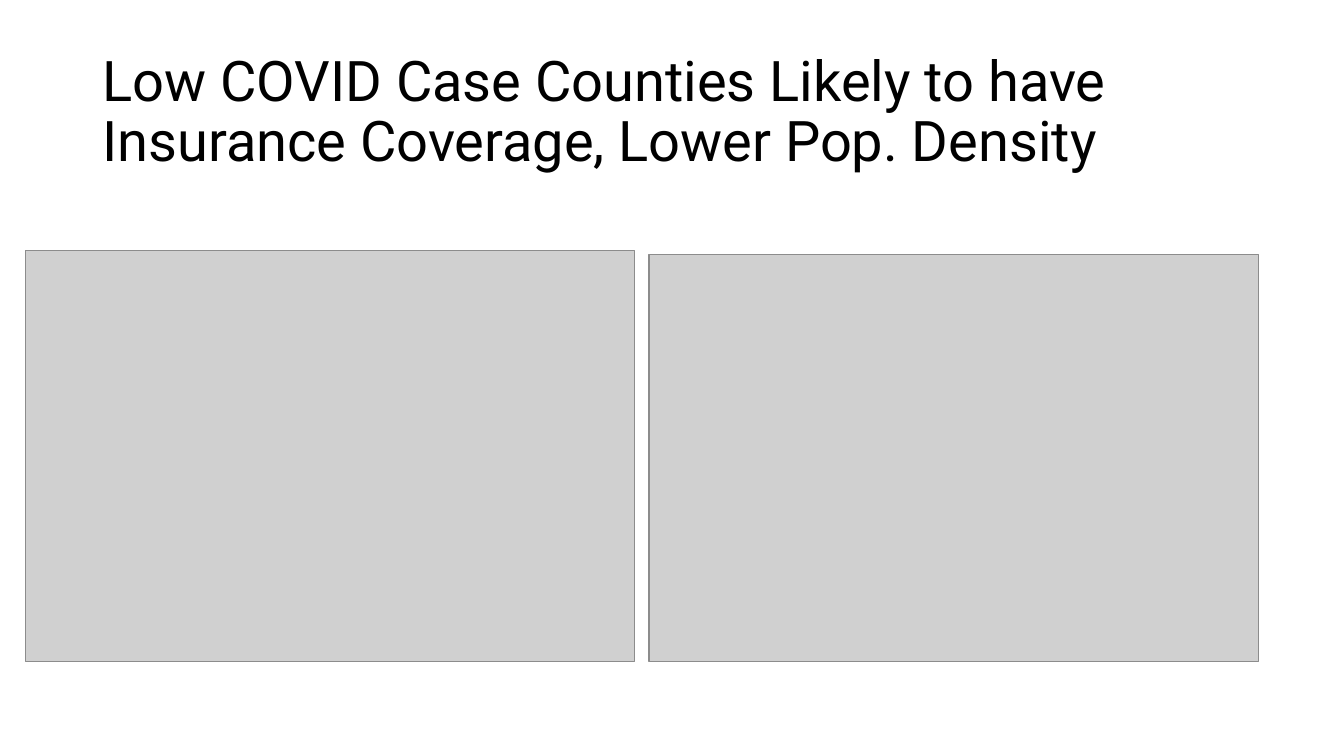
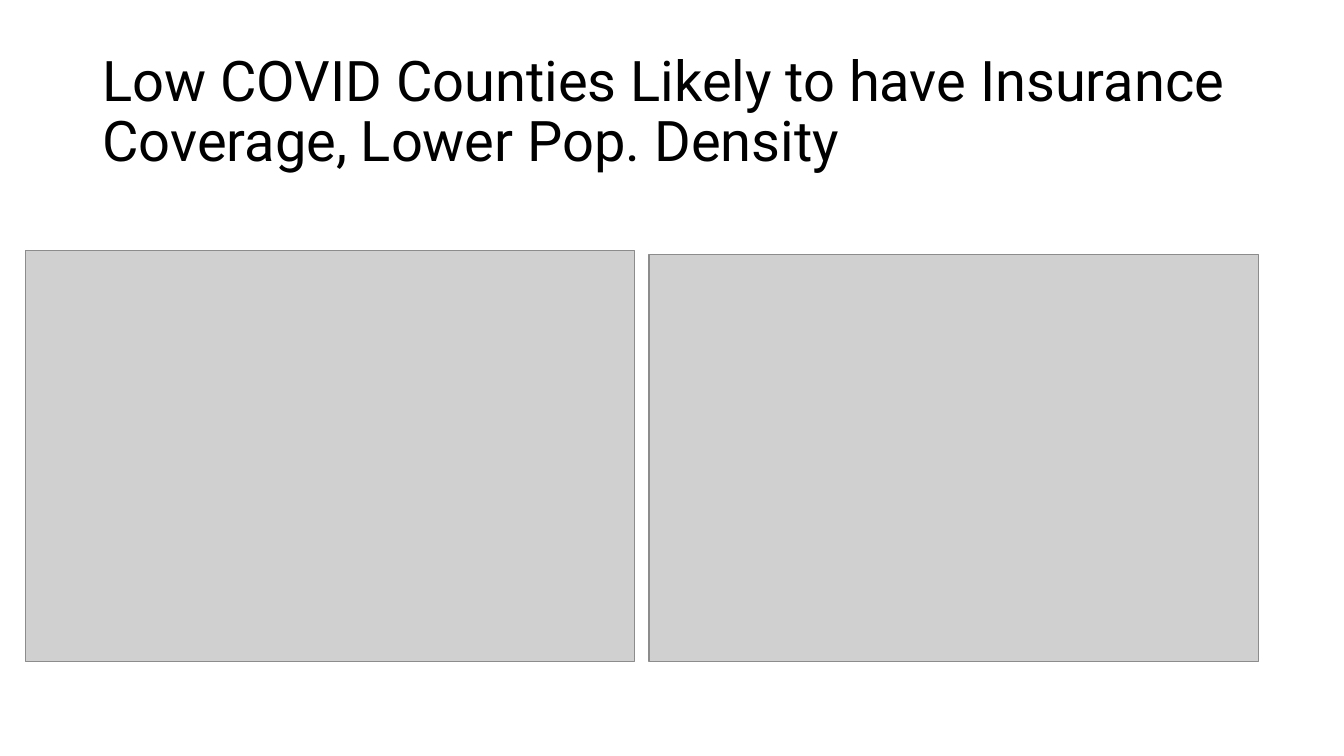
Before and after one commit to cxclark/covid19-analysis, a slide deck: slide 8 of 2020_10_30_covid_usa_analysis.pptx (slide 9 before the commit). Drawn at 1344x756 pixels with LibreOffice and Linux fonts; fonts in the diff are those of the drawing; grey boxes stand for pictures. Boxes give left, top, right and bottom in pixels: in the first picture for what was removed or moved away, otherwise in the second. Text is boxed around its words. In the diff, an @@ line names an element or a change of style, - is before the commit and + after.

Commit message:
updated slides

```diff
--- a/2020_10_30_covid_usa_analysis.pptx
+++ b/2020_10_30_covid_usa_analysis.pptx
@@ title at (x1=102, y1=59, x2=1224, y2=173): text changed @@
-Low COVID Case Counties Likely to have Insurance Coverage, Lower Pop. Density
+Low COVID Counties Likely to have Insurance Coverage, Lower Pop. Density
```
Also in this commit, not shown: 3 other slides changed, 2 slides added, 2 slides removed, 1 other file.
